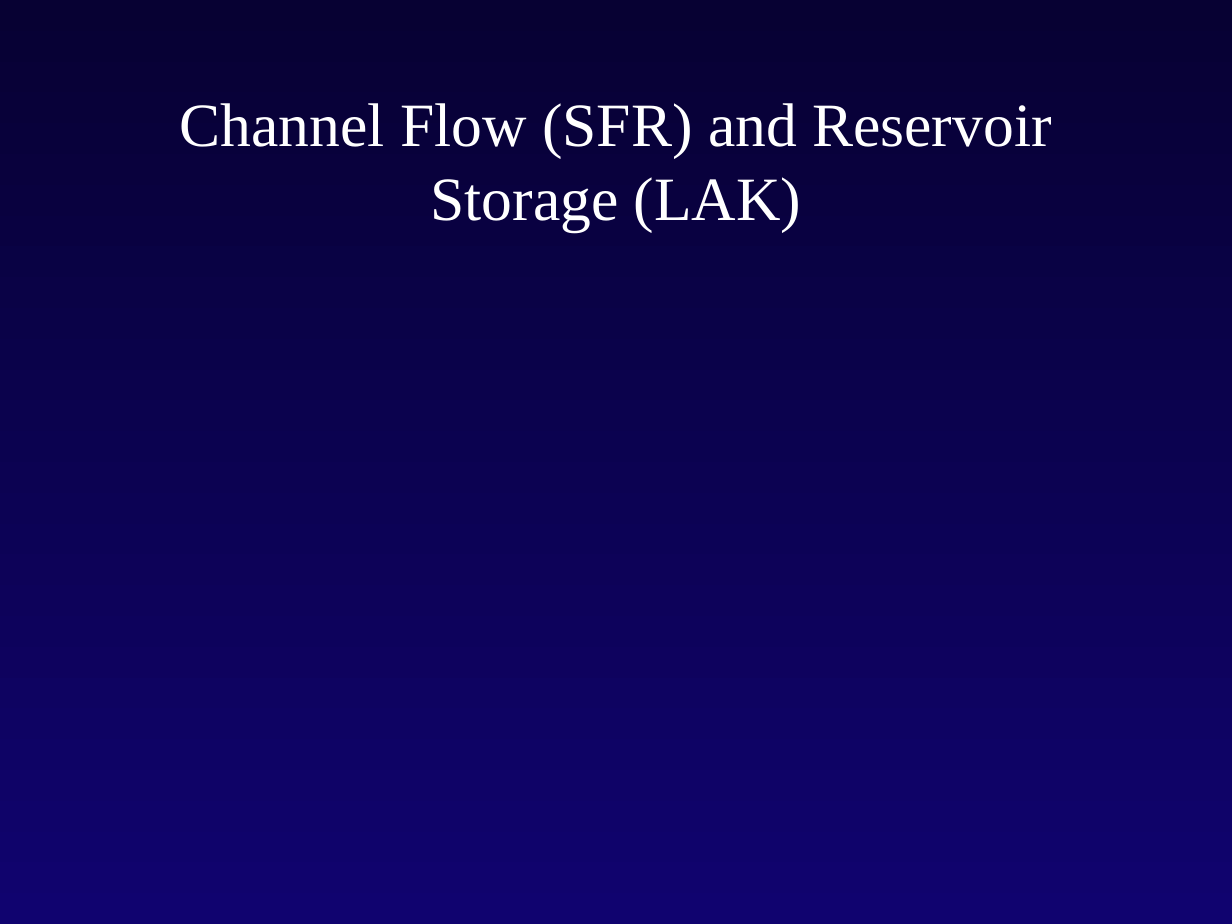
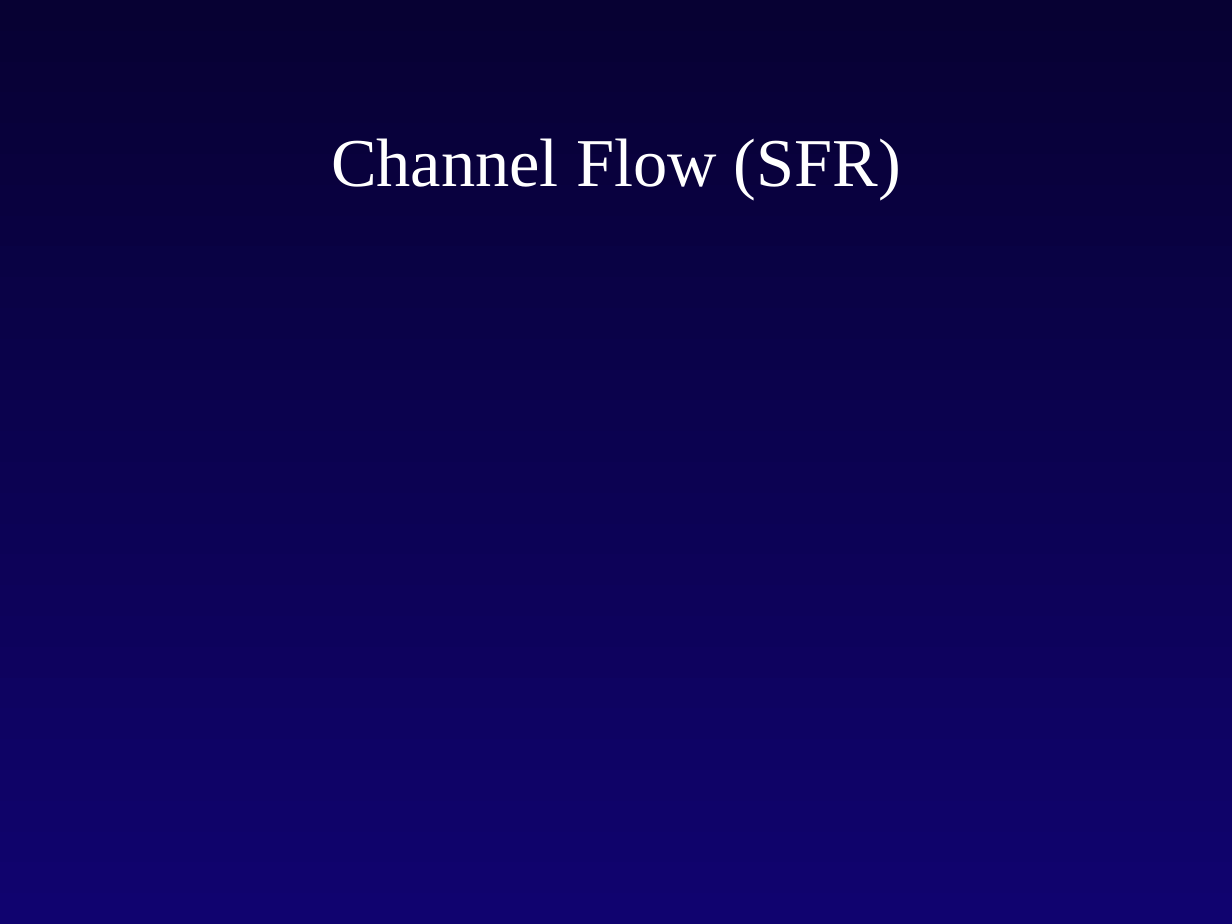
Before and after one commit to rniswon/gsflowID2447_classrepo, a slide deck: slide 11 of presentations/Niswonger/Intro_modflow_D.pptx (slide 6 before the commit). Drawn at 1232x924 pixels with LibreOffice and Linux fonts; fonts in the diff are those of the drawing; background and template pictures are left out. Boxes give left, top, right and bottom in pixels: in the first picture for what was removed or moved away, otherwise in the second. Text is boxed around its words. In the diff, an @@ line names an element or a change of style, - is before the commit and + after.

```diff
--- a/presentations/Niswonger/Intro_modflow_D.pptx
+++ b/presentations/Niswonger/Intro_modflow_D.pptx
@@ title at (331, 138, 901, 200): text changed; size 36 to 40 pt @@
-Channel Flow (SFR) and Reservoir Storage (LAK)
+Channel Flow (SFR)
```
Also in this commit, not shown: 1 other slide changed, 10 slides added.
